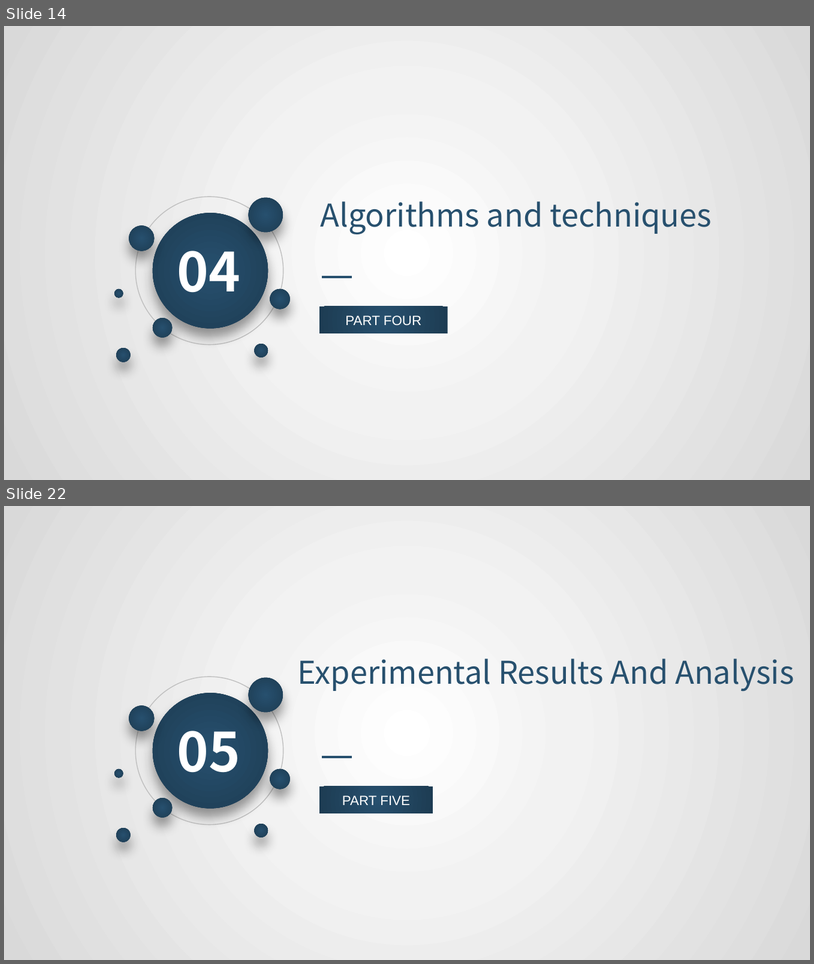
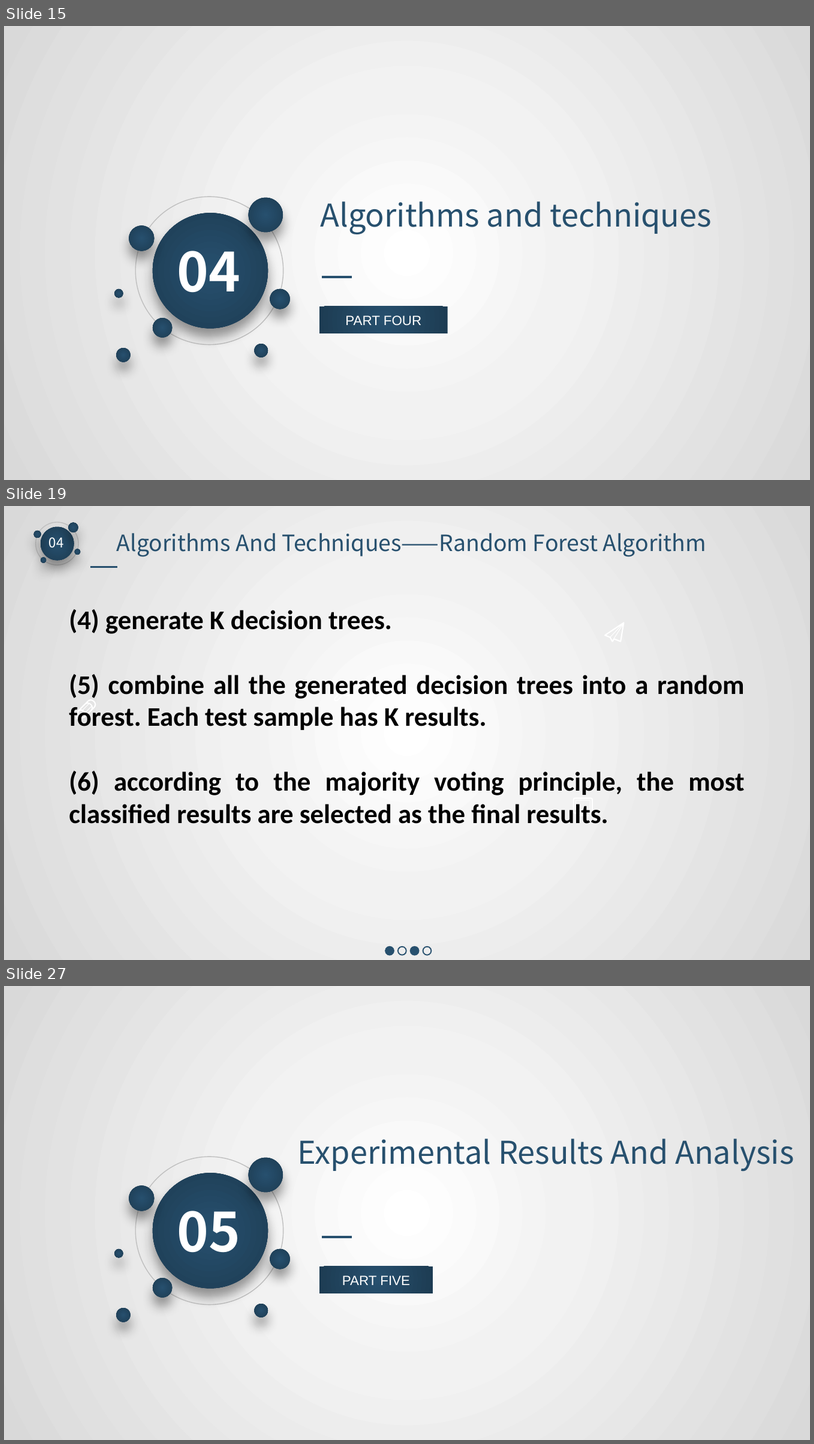
Before and after one commit to 545593069/RandomForest, a slide deck: group_11.pptx. Shown one above the other, each under a label of ours: slides 14 and 22 before the commit, slides 15, 19 and 27 after it; the slides between them are not shown. The pictures are 814x964 and 814x1444 pixels, drawn with LibreOffice and Linux fonts; fonts in the diff are those of the drawing. Boxes give left, top, right and bottom in pixels: in the first picture for what was removed or moved away, otherwise in the second. Text is boxed around its words. In the diff, an @@ line names an element or a change of style, - is before the commit and + after.

```diff
--- a/group_11.pptx
+++ b/group_11.pptx
@@ slide 19 added at <box>4,506,810,960</box>, background gradient #FFFFFF to #F2F2F2 to #D9D9D9 @@
@@ text added at <box>49,537,64,548</box>, 12 pt, text #FFFFFF @@
+04
@@ text added at <box>117,533,707,557</box>, 20 pt, text #27506E @@
+Algorithms And Techniques——Random Forest Algorithm
@@ group added at <box>34,522,80,565</box>: 6 ellipses @@
@@ line added from (90, 567) to (118, 567), #27506E 1.5 pt @@
@@ text added at <box>69,609,745,823</box>, 24 pt, text #000000, bold @@
+(4) generate K decision trees.
+(5) combine all the generated decision trees into a random forest. Each test sample has K results.
+(6) according to the majority voting principle, the most classified results are selected as the final results.
@@ freeform shape added at <box>605,622,625,642</box>, fill #FFFFFF @@
@@ freeform shape added at <box>334,681,354,701</box>, fill #FFFFFF @@
@@ freeform shape added at <box>342,684,347,689</box>, fill #FFFFFF @@
@@ freeform shape added at <box>76,700,96,720</box>, fill #FFFFFF @@
@@ freeform shape added at <box>573,797,593,816</box>, fill #FFFFFF @@
@@ freeform shape added at <box>576,799,591,809</box>, fill #FFFFFF @@
@@ group added at <box>386,946,431,954</box>: 4 ellipses @@
@@ what was slide 14 is now slide 15 @@
@@ what was slide 22 is now slide 27 @@
```
Also in this commit, not shown: 11 slides changed, 5 other slides added, 4 other files.
